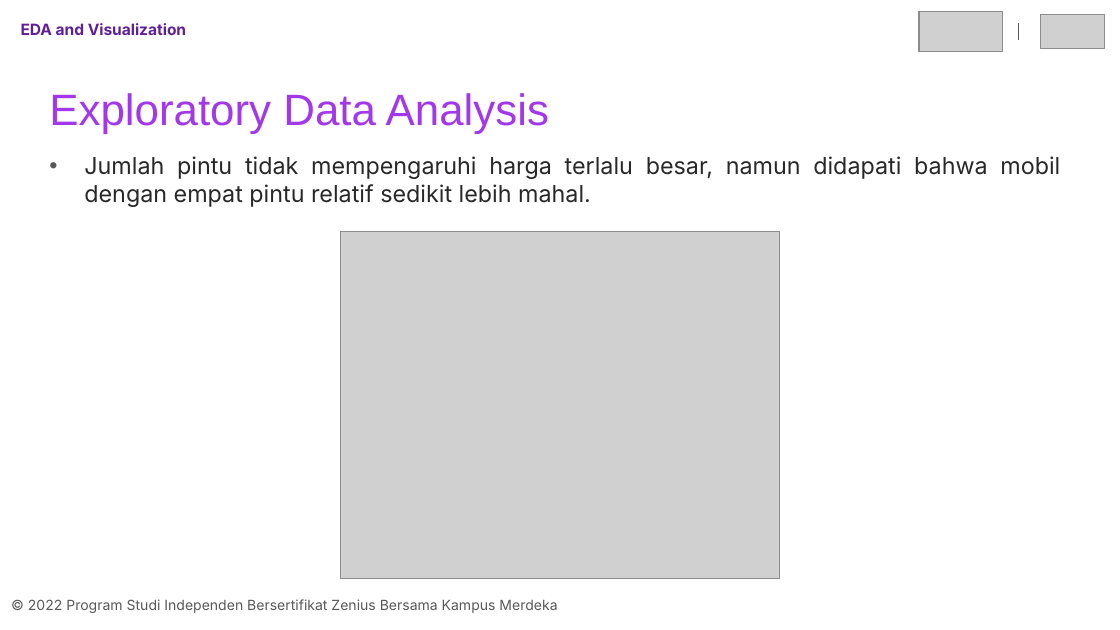
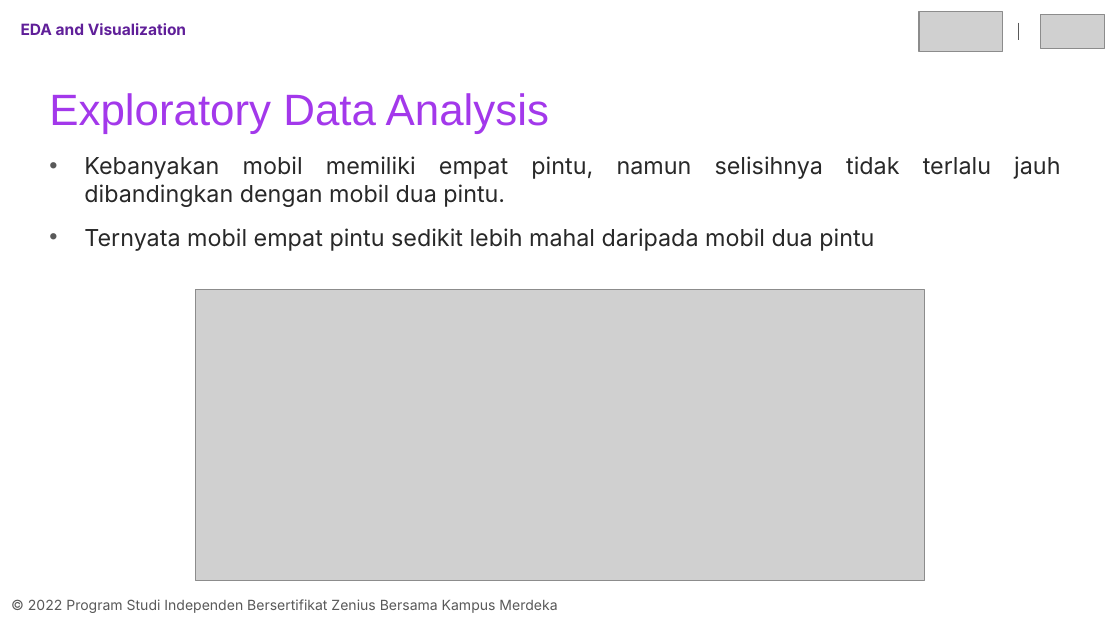
Before and after one commit to arsyfpro/Car-Price-Prediction-Machine-Learning, a slide deck: slide 15 of final_project_07_adit.pptx (slide 16 before the commit). Drawn at 1120x630 pixels with LibreOffice and Linux fonts; fonts in the diff are those of the drawing; grey boxes stand for pictures. Boxes give left, top, right and bottom in pixels: in the first picture for what was removed or moved away, otherwise in the second. Text is boxed around its words. In the diff, an @@ line names an element or a change of style, - is before the commit and + after.

Commit message:
update the presentation files.

```diff
--- a/final_project_07_adit.pptx
+++ b/final_project_07_adit.pptx
@@ text at bbox=[84, 156, 1060, 251]: text changed @@
-• Jumlah pintu tidak mempengaruhi harga terlalu besar, namun didapati bahwa mobil dengan empat pintu relatif sedikit lebih mahal.
+• Kebanyakan mobil memiliki empat pintu, namun selisihnya tidak terlalu jauh dibandingkan dengan mobil dua pintu.
+• Ternyata mobil empat pintu sedikit lebih mahal daripada mobil dua pintu
@@ picture: place and size @@
-picture at bbox=[340, 231, 780, 578]
+picture at bbox=[195, 290, 924, 581]
```
Also in this commit, not shown: 10 other slides changed, 1 slide removed, 1 other file.
